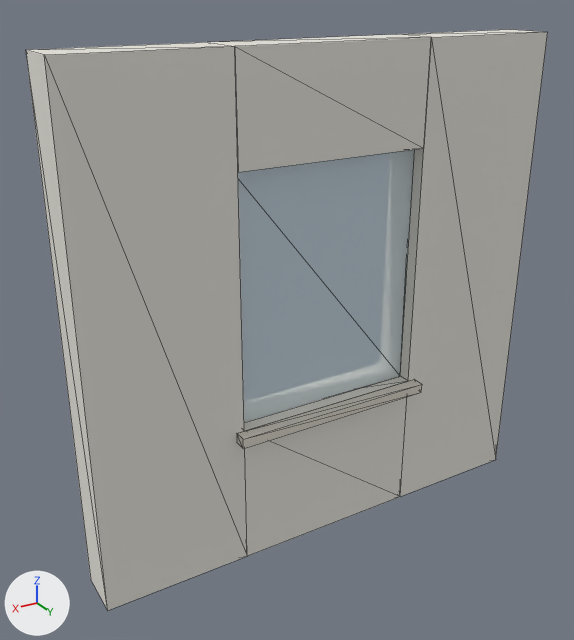
Before and after pictures for a commit that changed the glTF model assets/kits/building/fac_render_win_a.glb.
The view is the same before and after, from a 50 mm lens placed at (3.93, 3.83, 3.3), pointed at (1.7, 0.11, 1.43). Arrows for +X, +Y and +Z are at lower left; the lights stay in place. The older version comes first. Mesh edges are drawn as thin lines. Objects named as collision shapes, trigger or cutter boxes, shadow casters or lower levels of detail are left out. Vertices at exactly the same position are counted once.

Objects in the first picture: 'fac_render_win_a'.
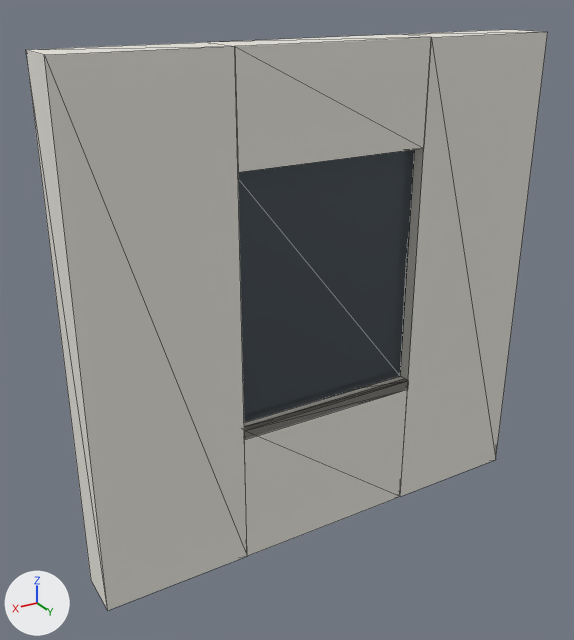
Edits to the scene script, one JSON object a line:
```json
{"op": "add", "block": "mat_m_window", "code": ["mat_m_window = principled_material('M_window')", "mat_m_window.base_color = (0.1, 0.12, 0.14)  # dark grey #596169", "mat_m_window.metallic = 0.6", "mat_m_window.roughness = 0.08"]}
{"block": "me_fac_render_win_a", "where": "# used by ob_fac_render_win_a; location = (0.0, 0.0, 0.0)"}
{"op": "remove", "block": "me_fac_render_win_a", "code": "me_fac_render_win_a.from_pydata(...)  # 40 vertices, 72 faces; spans x 0.0..3.0, y 0.0..0.38, z 0.0..3.0"}
{"op": "add", "block": "me_fac_render_win_a", "code": "me_fac_render_win_a.from_pydata(...)  # 38 vertices, 72 faces; spans x 0.0..3.0, y 0.0..0.3, z 0.0..3.0"}
{"block": "me_fac_render_win_a", "change": "me_fac_render_win_a part 1"}
{"block": "me_fac_render_win_a", "change": "8 vertices are removed from x 0.85..2.15, y 0.3..0.38, z 0.84..0.9"}
{"block": "me_fac_render_win_a", "change": "12 faces are deleted"}
{"block": "me_fac_render_win_a", "change": "6 vertices are added at (0.9, 0.3, 0.84), (0.9, 0.26, 0.84), (0.9, 0.26, 0.9), (2.1, 0.3, 0.84), (2.1, 0.26, 0.9), (2.1, 0.26, 0.84)"}
{"block": "me_fac_render_win_a", "change": "12 new faces join them, mat_m_stone (light grey #dfdace)"}
{"block": "me_fac_render_win_a", "change": "me_fac_render_win_a part 2: 12 faces spanning x 0.9..2.1, y 0.2..0.22, z 0.9..2.4 switch from mat_m_glass (pale blue #daedf6) to mat_m_window (dark grey #596169)"}
```

Location of each change, [x1, y1, x2, y2] in pixels of the pictures (574 x 640 px; the box of a moved part takes in the faces that stretch with it):
```json
{"part": 1, "of": "me_fac_render_win_a", "change": "moved or reshaped", "before": [237, 379, 422, 449], "after": [244, 379, 408, 439]}
{"part": 2, "of": "me_fac_render_win_a", "change": "recoloured", "before": [238, 149, 415, 423], "after": [238, 149, 415, 423]}
```
